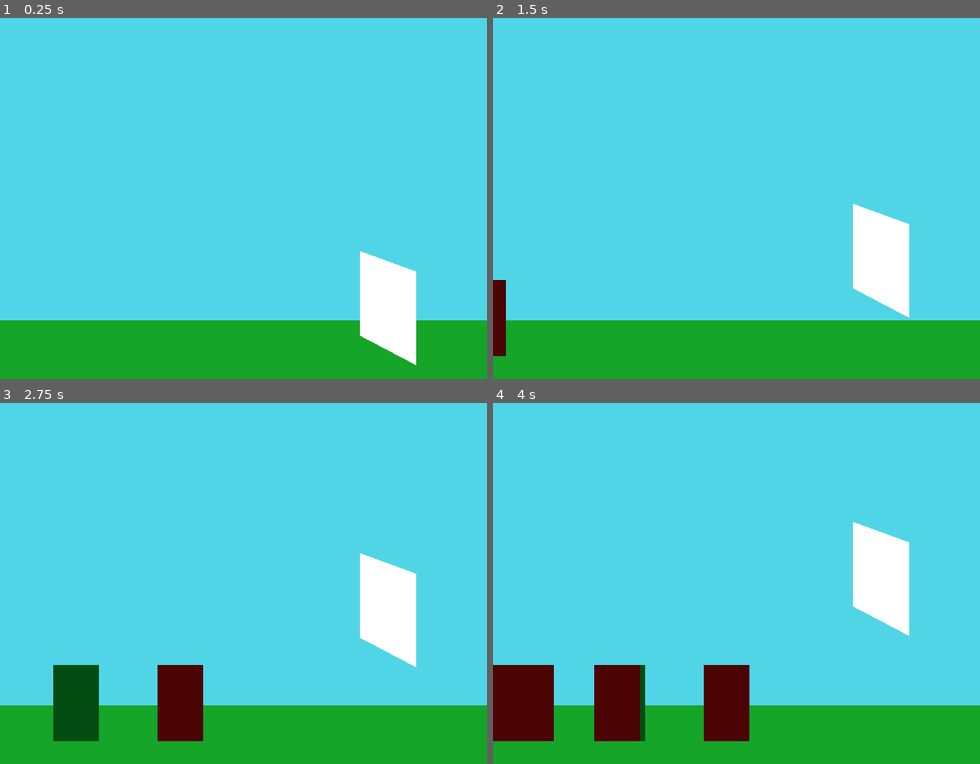
Above: before the commit, frames 1-4 (two rows, left to right).
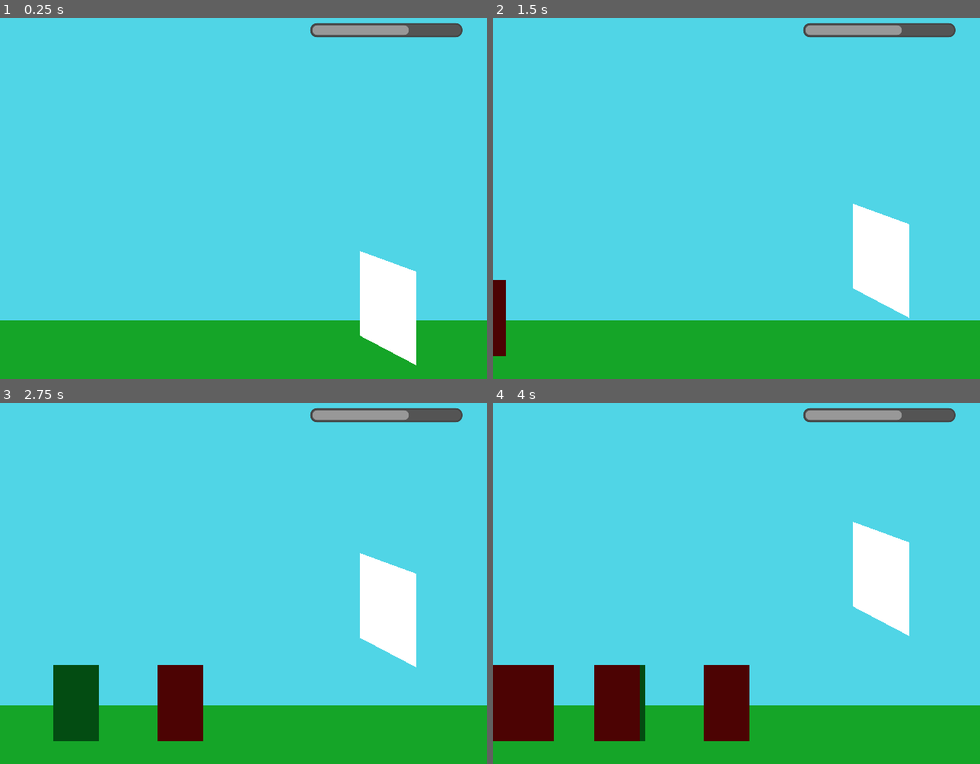
Above: after the commit, the same moments.

Repository: dudezord/01-portcullis
Game: Godot game, scene res://Game.tscn
The game is run twice, just before and just after one commit, with the same random seed, the same clock (stepped at 60 frames per second) and the same inputs.
Inputs:
- Up to frame 1 (0.25 s): no input
- Up to frame 2 (1.5 s): tap Enter at 0.5 s; hold Right 0.53-1.28 s; hold Tab 0.53-1.28 s; tap Space at 0.77 s; hold Left from 1.28 s (still down); tap 1 at 1.35 s
- Up to frame 3 (2.75 s): tap Space at 1.52 s; release Left at 2.03 s; hold Right from 2.03 s (still down); hold 2 from 2.03 s (still down)
- Up to frame 4 (4 s): release 2 at 2.78 s; tap Tab at 2.85 s; tap Space at 3.02, 3.77 s; release Right at 3.53 s; hold Left from 3.53 s (still down); hold 1 from 3.53 s (still down)

The runs differ from the first frame. In frame 1, 1.3% of the frame differs, in the area x 63-95%, y 1-6%; in frame 2, 1.3%; in frame 3, 1.3%; in frame 4, 1.3%.

Commit message:
Add gate health

Diff:
--- a/Game.gd
+++ b/Game.gd
@@ -1 +1,4 @@
 extends Node2D
+
+func _process(delta):
+	$GateHealthBar.value = $GateHolder/Gate.health
--- a/Game.tscn
+++ b/Game.tscn
@@ -9,6 +9,32 @@
 
 [sub_resource type="RectangleShape2D" id=1]
 extents = Vector2( 10, 243.571 )
+
+[sub_resource type="StyleBoxFlat" id=2]
+corner_radius_top_left = 10
+corner_radius_top_right = 10
+corner_radius_bottom_right = 10
+corner_radius_bottom_left = 10
+expand_margin_left = 1.0
+expand_margin_right = 1.0
+expand_margin_top = 1.0
+expand_margin_bottom = 1.0
+
+[sub_resource type="StyleBoxFlat" id=3]
+bg_color = Color( 0.333333, 0.333333, 0.333333, 1 )
+border_width_left = 2
+border_width_top = 2
+border_width_right = 2
+border_width_bottom = 2
+border_color = Color( 0.266667, 0.266667, 0.266667, 1 )
+corner_radius_top_left = 8
+corner_radius_top_right = 8
+corner_radius_bottom_right = 8
+corner_radius_bottom_left = 8
+expand_margin_left = 4.0
+expand_margin_right = 4.0
+expand_margin_top = 4.0
+expand_margin_bottom = 4.0
 
 [node name="Node2D" type="Node2D"]
 script = ExtResource( 5 )
@@ -28,6 +54,7 @@
 position = Vector2( 508, 423 )
 
 [node name="Gate" parent="GateHolder" instance=ExtResource( 4 )]
+health = 65.0
 
 [node name="Despawner" type="Node2D" parent="."]
 position = Vector2( 753, 240 )
@@ -52,5 +79,18 @@
 wait_time = 3.0
 autostart = true
 
+[node name="GateHealthBar" type="ProgressBar" parent="."]
+margin_left = 412.0
+margin_top = 17.0
+margin_right = 603.5
+margin_bottom = 27.0
+grow_horizontal = 2
+grow_vertical = 2
+custom_styles/fg = SubResource( 2 )
+custom_styles/bg = SubResource( 3 )
+step = 1.0
+value = 100.0
+percent_visible = false
+
 [connection signal="area_entered" from="Despawner/Area2D" to="Despawner" method="_on_Area2D_area_entered"]
 [connection signal="timeout" from="Spawner/Timer" to="Spawner" method="_on_Timer_timeout"]
--- a/gate/Gate.gd
+++ b/gate/Gate.gd
@@ -1,4 +1,6 @@
 extends Node2D
+
+export(float, 0, 100, 0.1) var health = 100.0
 
 enum Status {
 	Opened,
Not shown: 1 places in Game.tscn that only renumber resources
